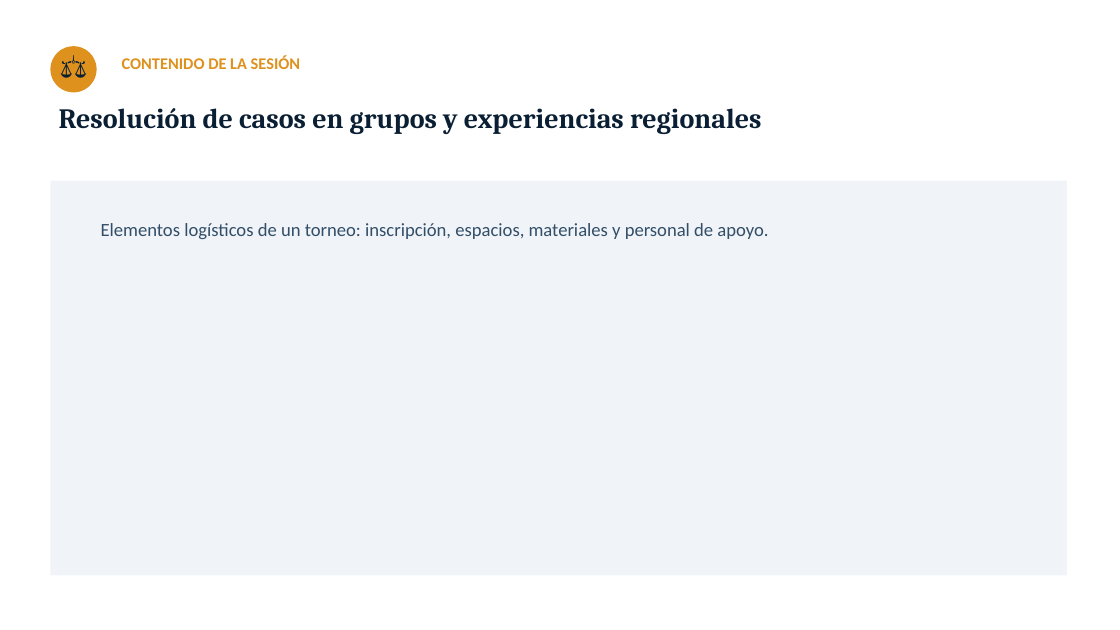
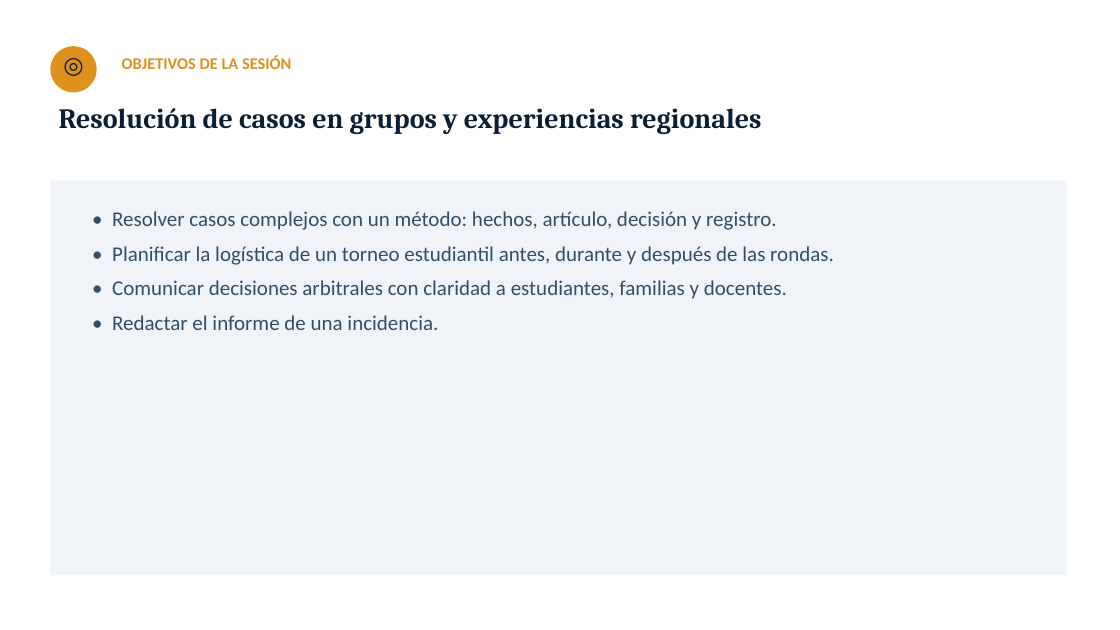
Before and after one commit to GMpupilo2026/Pagina-Completa, a slide deck: slide 2 of cursos/recursos/formacion-ajedrez/06-resolucion-de-casos-en-grupos.pptx (slide 3 before the commit). Drawn at 1120x630 pixels with LibreOffice and Linux fonts; fonts in the diff are those of the drawing. Boxes give left, top, right and bottom in pixels: in the first picture for what was removed or moved away, otherwise in the second. Text is boxed around its words. In the diff, an @@ line names an element or a change of style, - is before the commit and + after.

```diff
--- a/cursos/recursos/formacion-ajedrez/06-resolucion-de-casos-en-grupos.pptx
+++ b/cursos/recursos/formacion-ajedrez/06-resolucion-de-casos-en-grupos.pptx
@@ text at (50,46,97,92): text changed @@
-⚖
+◎
@@ text at (122,56,291,69): text changed @@
-CONTENIDO DE LA SESIÓN
+OBJETIVOS DE LA SESIÓN
@@ text at (112,211,834,330): text changed; size 16 to 18 pt @@
-Elementos logísticos de un torneo: inscripción, espacios, materiales y personal de apoyo.
+• Resolver casos complejos con un método: hechos, artículo, decisión y registro.
+• Planificar la logística de un torneo estudiantil antes, durante y después de las rondas.
+• Comunicar decisiones arbitrales con claridad a estudiantes, familias y docentes.
+• Redactar el informe de una incidencia.
```
Also in this commit, not shown: 16 slides added, 2 slides removed, 28 other files.
